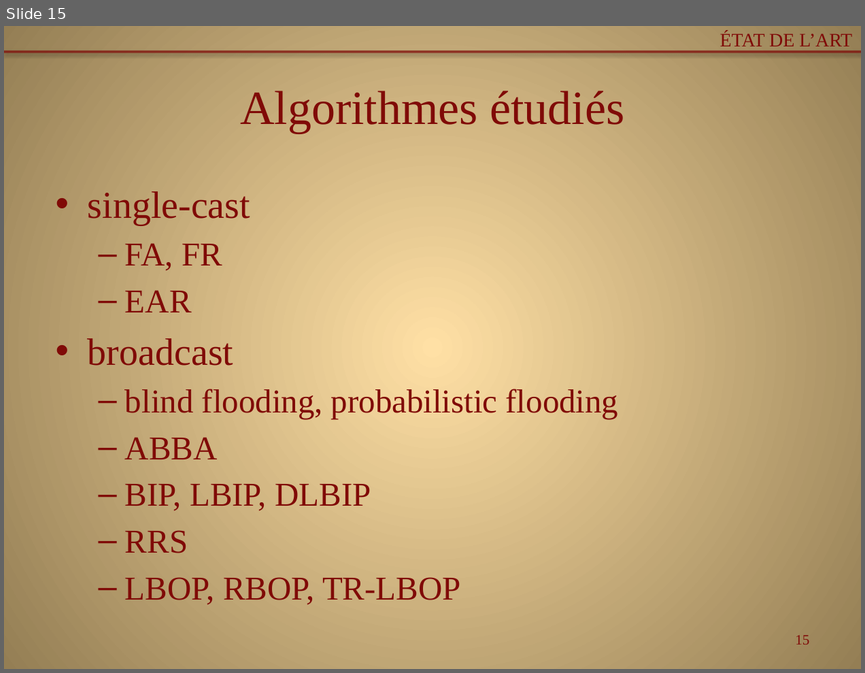
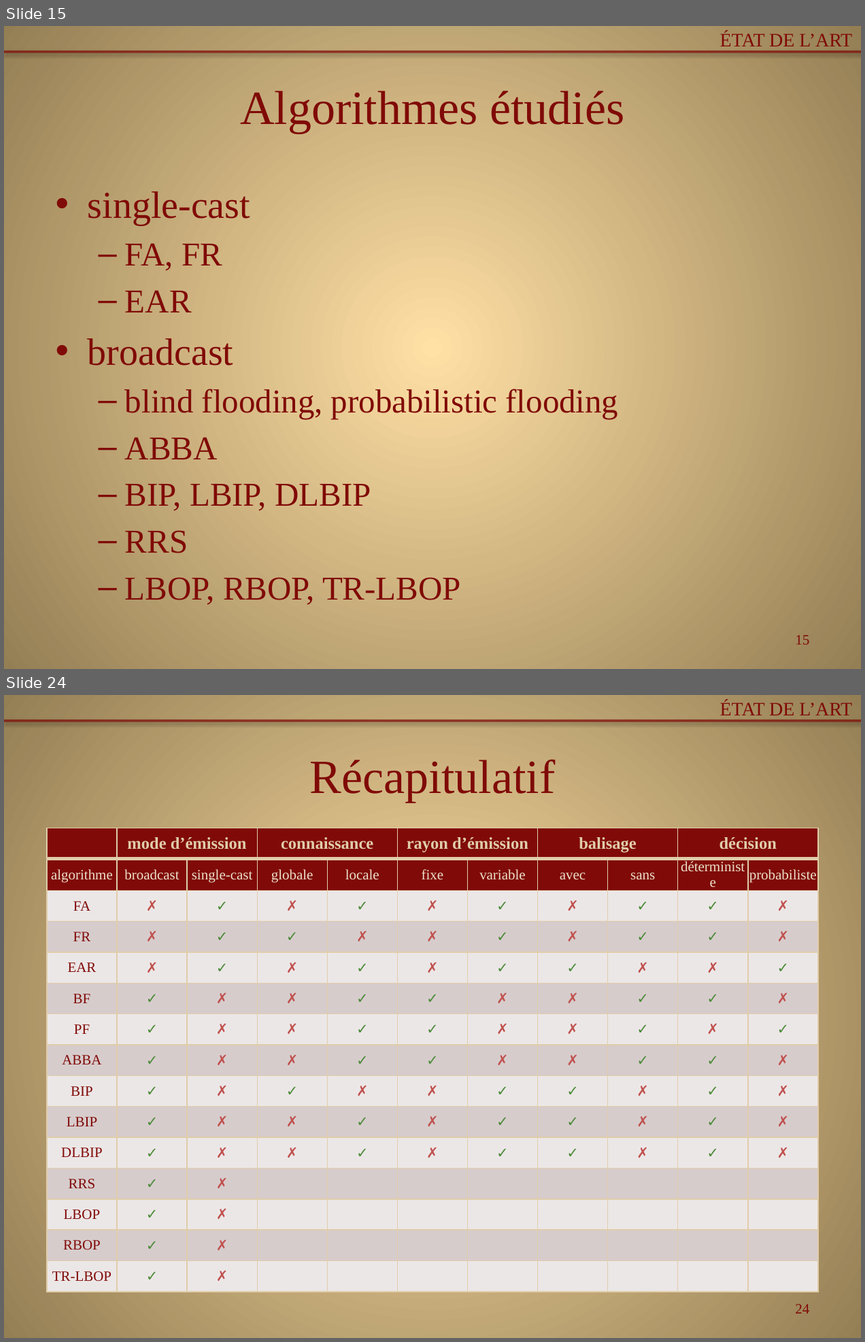
Before and after one commit to Patre/Energy-saving-in-sensors--networks, a slide deck: Redaction/pres.pptx. Shown one above the other, each under a label of ours: slide 15 before the commit, slides 15 and 24 after it; the slides between them are not shown. The pictures are 865x673 and 865x1342 pixels, drawn with LibreOffice and Linux fonts; fonts in the diff are those of the drawing. Boxes give left, top, right and bottom in pixels: in the first picture for what was removed or moved away, otherwise in the second. Text is boxed around its words. In the diff, an @@ line names an element or a change of style, - is before the commit and + after.

```diff
--- a/Redaction/pres.pptx
+++ b/Redaction/pres.pptx
@@ slide 24 added at [4,695,861,1338], background gradient #FFDFA6 to #957E54; not listed: 1 template element that a slide beside it also shows @@
@@ text added at [720,700,852,715], 16 pt, text #800A07 @@
+ÉTAT DE L’ART
@@ title added at [309,759,555,802], 40 pt, text #800A07 @@
+Récapitulatif
@@ table added at [47,828,820,1291], 15 rows, 11 columns @@
+ | mode d’émission |  | connaissance |  | rayon d’émission |  | balisage |  | décision | 
+algorithme | broadcast | single-cast | globale | locale | fixe | variable | avec | sans | déterministe | probabiliste
+FA | ✗ | ✓ | ✗ | ✓ | ✗ | ✓ | ✗ | ✓ | ✓ | ✗
+FR | ✗ | ✓ | ✓ | ✗ | ✗ | ✓ | ✗ | ✓ | ✓ | ✗
+EAR | ✗ | ✓ | ✗ | ✓ | ✗ | ✓ | ✓ | ✗ | ✗ | ✓
+BF | ✓ | ✗ | ✗ | ✓ | ✓ | ✗ | ✗ | ✓ | ✓ | ✗
+PF | ✓ | ✗ | ✗ | ✓ | ✓ | ✗ | ✗ | ✓ | ✗ | ✓
+ABBA | ✓ | ✗ | ✗ | ✓ | ✓ | ✗ | ✗ | ✓ | ✓ | ✗
+BIP | ✓ | ✗ | ✓ | ✗ | ✗ | ✓ | ✓ | ✗ | ✓ | ✗
+LBIP | ✓ | ✗ | ✗ | ✓ | ✗ | ✓ | ✓ | ✗ | ✓ | ✗
+DLBIP | ✓ | ✗ | ✗ | ✓ | ✗ | ✓ | ✓ | ✗ | ✓ | ✗
+RRS | ✓ | ✗ |  |  |  |  |  |  |  | 
+LBOP | ✓ | ✗ |  |  |  |  |  |  |  | 
+RBOP | ✓ | ✗ |  |  |  |  |  |  |  | 
+TR-LBOP | ✓ | ✗ |  |  |  |  |  |  |  | 
@@ page number added at [795,1304,809,1313], 12 pt, text #800A07 @@
+24
```
Also in this commit, not shown: 3 slides changed, 11 other slides added, 1 other file.
